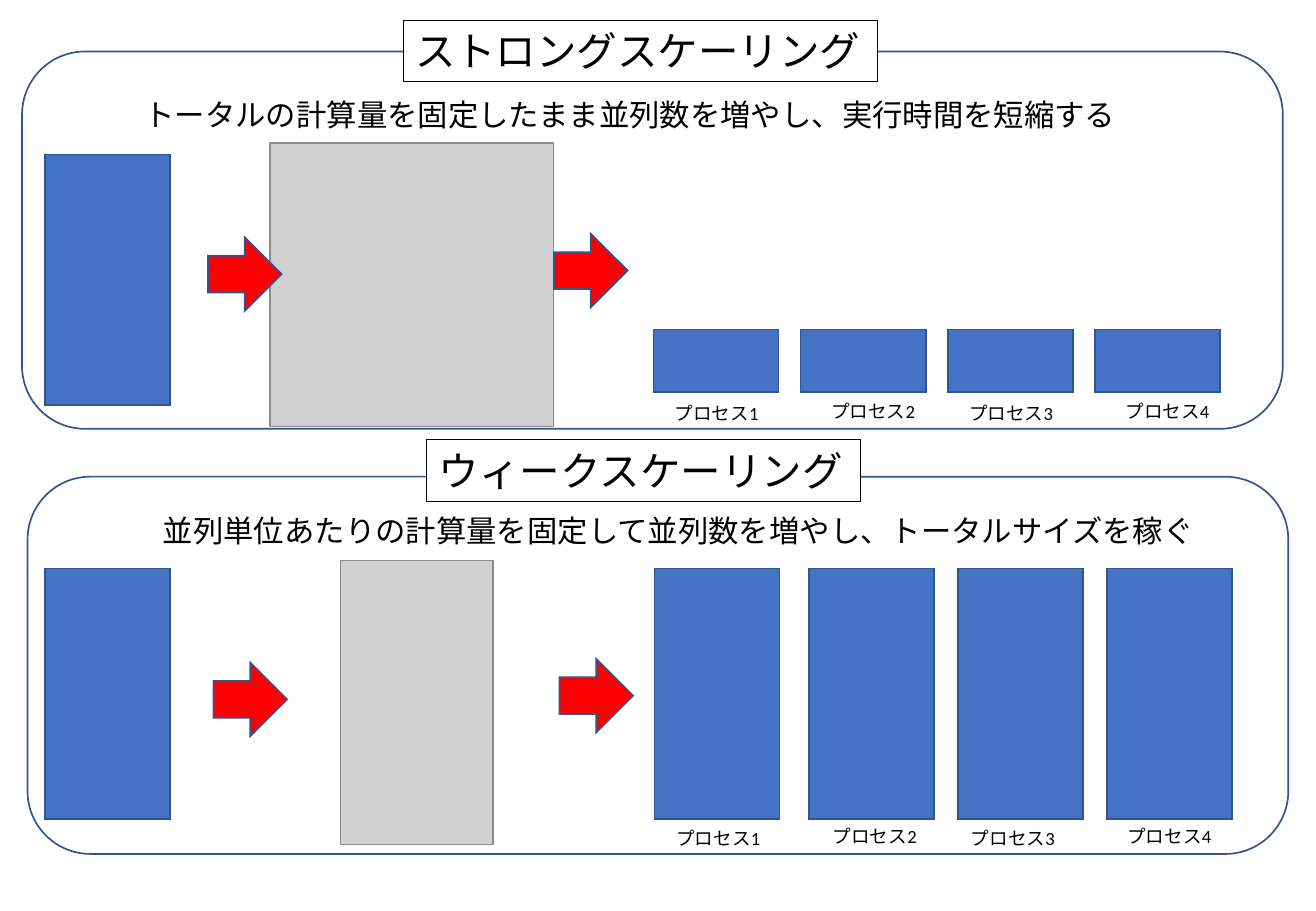
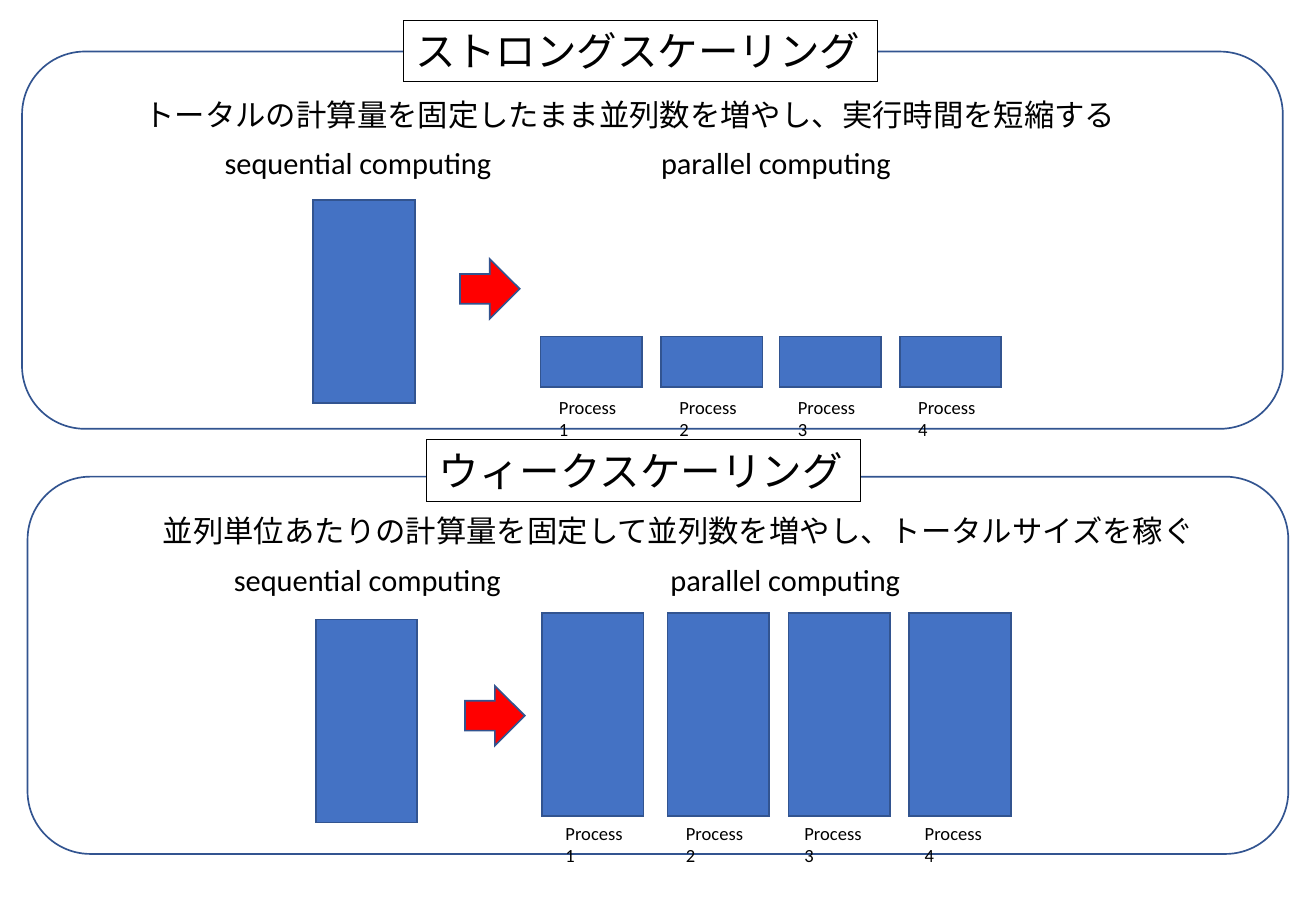
Before and after one commit to kaityo256/sevendayshpc, a slide deck: slide 1 of site-assets/sources/day3/fig-ja-en.pptx. Drawn at 1316x911 pixels with LibreOffice and Linux fonts; fonts in the diff are those of the drawing; grey boxes stand for pictures. Boxes give left, top, right and bottom in pixels: in the first picture for what was removed or moved away, otherwise in the second. Text is boxed around its words. In the diff, an @@ line names an element or a change of style, - is before the commit and + after.

```diff
--- a/site-assets/sources/day3/fig-ja-en.pptx
+++ b/site-assets/sources/day3/fig-ja-en.pptx
@@ picture removed at [270, 143, 553, 427] @@
@@ text added at [225, 153, 491, 180], 18 pt, text #000000 @@
+sequential computing
@@ text added at [661, 153, 891, 180], 18 pt, text #000000 @@
+parallel computing
@@ rectangle: place and size @@
-rectangle at [45, 154, 170, 405]
+rectangle at [314, 200, 416, 403]
@@ right arrow removed at [208, 237, 282, 311] @@
@@ right arrow: place and size @@
-right arrow at [554, 233, 628, 307]
+right arrow at [461, 259, 520, 318]
@@ text in rounded rectangle at [602, 244, 696, 259]: text removed @@
-procss1
@@ rectangle: place and size @@
-rectangle at [1096, 329, 1221, 392]
+rectangle at [541, 337, 643, 388]
@@ rectangle: place and size @@
-rectangle at [654, 329, 779, 392]
+rectangle at [661, 337, 763, 388]
@@ rectangle: place and size @@
-rectangle at [801, 329, 926, 392]
+rectangle at [780, 337, 882, 388]
@@ rectangle: place and size @@
-rectangle at [948, 329, 1073, 392]
+rectangle at [900, 337, 1002, 388]
@@ text removed at [675, 404, 759, 421] @@
-プロセス1
@@ text removed at [831, 402, 915, 419] @@
-プロセス2
@@ group added at [559, 402, 975, 440]: 4 texts @@
+Process 1
+Process 2
+Process 3
+Process 4
@@ text removed at [969, 404, 1053, 421] @@
-プロセス3
@@ text removed at [1125, 402, 1209, 419] @@
-プロセス4
@@ picture removed at [340, 561, 493, 845] @@
@@ text added at [234, 570, 501, 597], 18 pt, text #000000 @@
+sequential computing
@@ text added at [670, 570, 900, 597], 18 pt, text #000000 @@
+parallel computing
@@ rectangle: place and size @@
-rectangle at [45, 569, 170, 819]
+rectangle at [316, 620, 418, 823]
@@ rectangle: place and size @@
-rectangle at [1107, 569, 1232, 819]
+rectangle at [542, 612, 644, 815]
@@ rectangle: place and size @@
-rectangle at [655, 569, 780, 819]
+rectangle at [667, 612, 769, 815]
@@ rectangle: place and size @@
-rectangle at [809, 569, 934, 819]
+rectangle at [789, 612, 891, 815]
@@ rectangle: place and size @@
-rectangle at [959, 569, 1084, 819]
+rectangle at [910, 612, 1012, 815]
@@ right arrow removed at [214, 662, 288, 736] @@
@@ right arrow: place and size @@
-right arrow at [560, 659, 634, 733]
+right arrow at [465, 687, 525, 746]
@@ text removed at [676, 829, 760, 846] @@
-プロセス1
@@ text removed at [833, 827, 917, 844] @@
-プロセス2
@@ group added at [565, 828, 982, 862]: 4 texts @@
+Process 1
+Process 2
+Process 3
+Process 4
@@ text removed at [971, 829, 1055, 846] @@
-プロセス3
@@ text removed at [1127, 827, 1211, 844] @@
-プロセス4
```
Also in this commit, not shown: 1 other slide changed, 2 other files.
